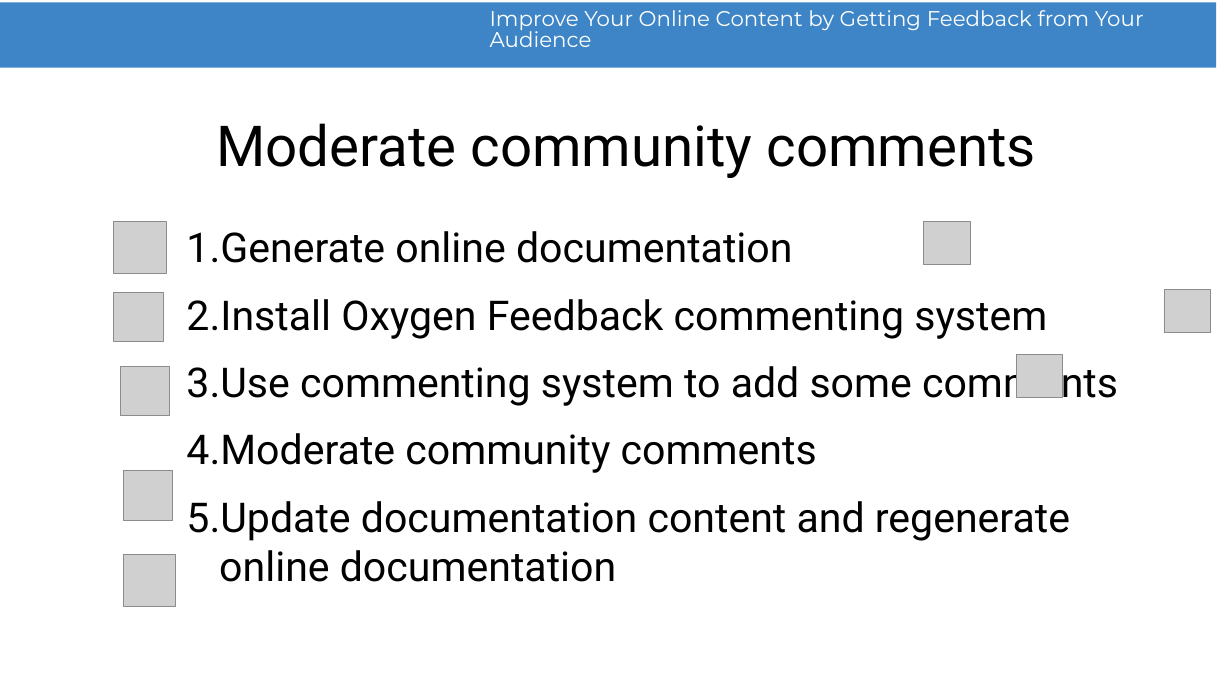
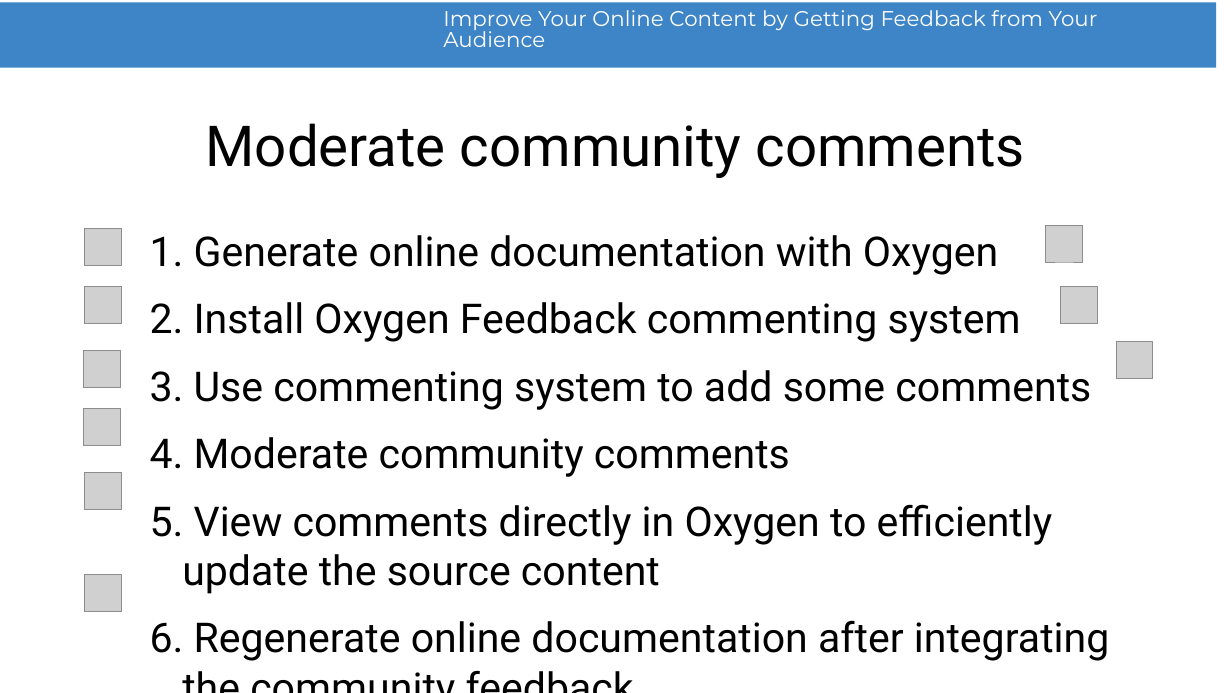
Before and after one commit to radu-pisoi/feedback-presentation, a slide deck: slide 18 of presentation/feedback-demo.odp. Drawn at 1232x693 pixels with LibreOffice and Linux fonts; fonts in the diff are those of the drawing; grey boxes stand for pictures; background and template pictures are left out. Boxes give left, top, right and bottom in pixels: in the first picture for what was removed or moved away, otherwise in the second. Text is boxed around its words. In the diff, an @@ line names an element or a change of style, - is before the commit and + after.

```diff
--- a/presentation/feedback-demo.odp
+++ b/presentation/feedback-demo.odp
@@ text "Improve Your Online Content by ...": place and size @@
-text "Improve Your Online Content by ..." at bbox=[490, 10, 1144, 47]
+text "Improve Your Online Content by ..." at bbox=[443, 10, 1098, 47]
@@ title "Moderate community comments" at bbox=[206, 123, 1025, 178]: indent changed @@
@@ picture: place and size @@
-picture at bbox=[114, 222, 166, 274]
+picture at bbox=[85, 229, 122, 266]
@@ text at bbox=[194, 235, 998, 275]: text changed @@
-1. Generate online documentation
+1. Generate online documentation with Oxygen
@@ picture: place and size @@
-picture at bbox=[924, 222, 970, 264]
+picture at bbox=[1046, 226, 1083, 262]
@@ picture: place and size @@
-picture at bbox=[114, 292, 163, 341]
+picture at bbox=[85, 287, 122, 323]
@@ picture: place and size @@
-picture at bbox=[1165, 290, 1211, 333]
+picture at bbox=[1061, 287, 1098, 323]
@@ picture: place and size @@
-picture at bbox=[120, 366, 169, 415]
+picture at bbox=[83, 351, 120, 388]
@@ picture: place and size @@
-picture at bbox=[1017, 355, 1063, 397]
+picture at bbox=[1116, 342, 1153, 379]
@@ picture added at bbox=[83, 409, 120, 445] @@
@@ picture: place and size @@
-picture at bbox=[123, 471, 172, 520]
+picture at bbox=[85, 472, 122, 509]
@@ text at bbox=[182, 504, 1109, 661]: text changed @@
-5. Update documentation content and regenerate online documentation
+5. View comments directly in Oxygen to efficiently update the source content
+6. Regenerate online documentation after integrating the community feedback
@@ picture: place and size @@
-picture at bbox=[123, 555, 176, 607]
+picture at bbox=[85, 575, 122, 612]
```
Also in this commit, not shown: 28 other slides changed, 1 other file.
